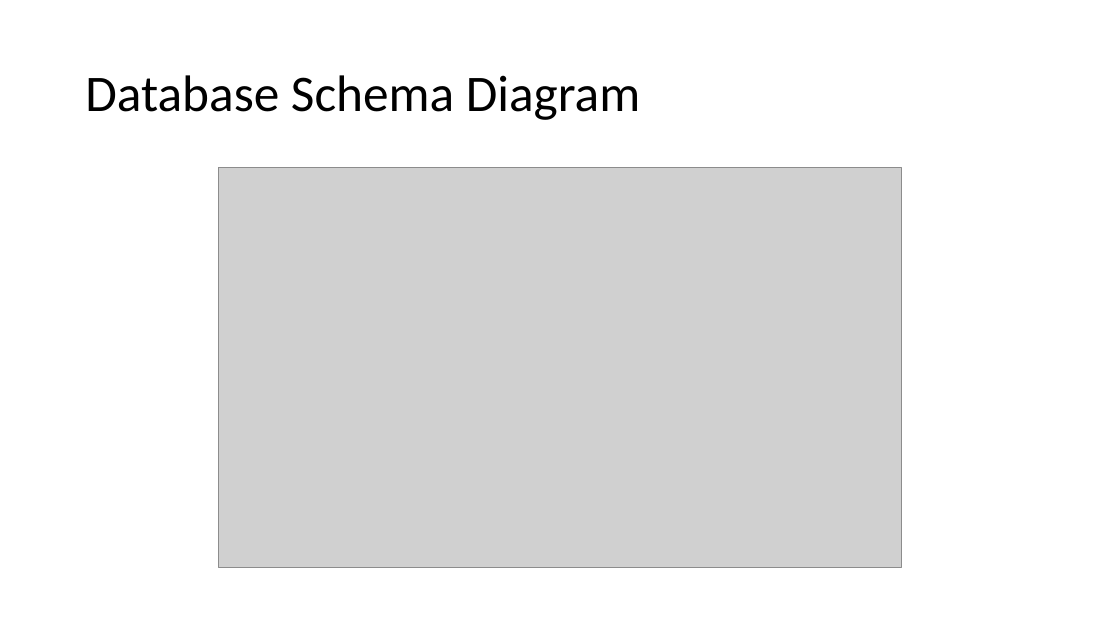
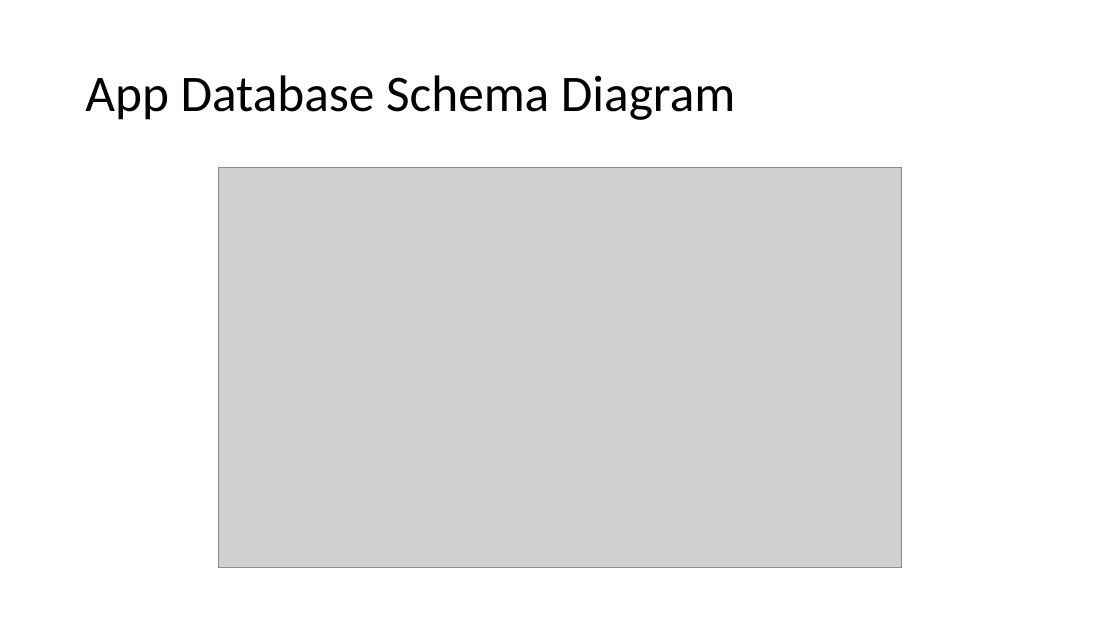
Before and after one commit to itsshortforleo/MovieRecommenderSystem, a slide deck: slide 3 of Powerpoint/CSC204 Reel Review Powerpoint Presentation.pptx. Drawn at 1120x630 pixels with LibreOffice and Linux fonts; fonts in the diff are those of the drawing; grey boxes stand for pictures. Boxes give left, top, right and bottom in pixels: in the first picture for what was removed or moved away, otherwise in the second. Text is boxed around its words. In the diff, an @@ line names an element or a change of style, - is before the commit and + after.

```diff
--- a/Powerpoint/CSC204 Reel Review Powerpoint Presentation.pptx
+++ b/Powerpoint/CSC204 Reel Review Powerpoint Presentation.pptx
@@ title at (85, 75, 735, 120): text changed @@
-Database Schema Diagram
+App Database Schema Diagram
```
Also in this commit, not shown: 2 other slides changed, 3 slides added, 1 other file.
